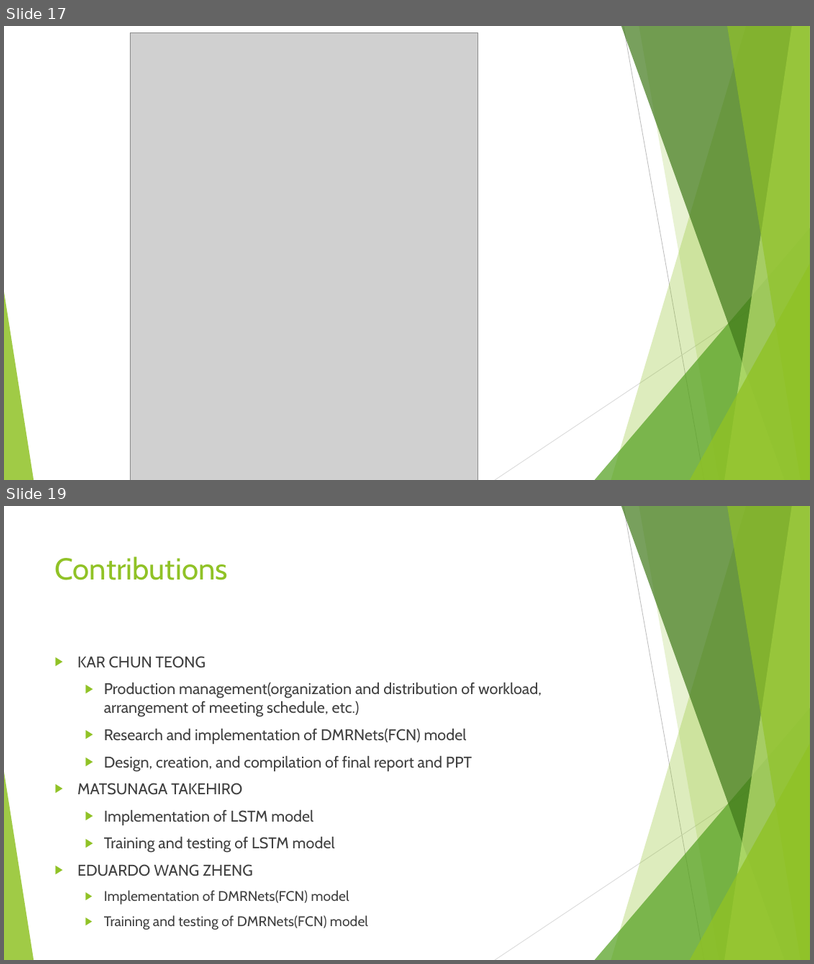
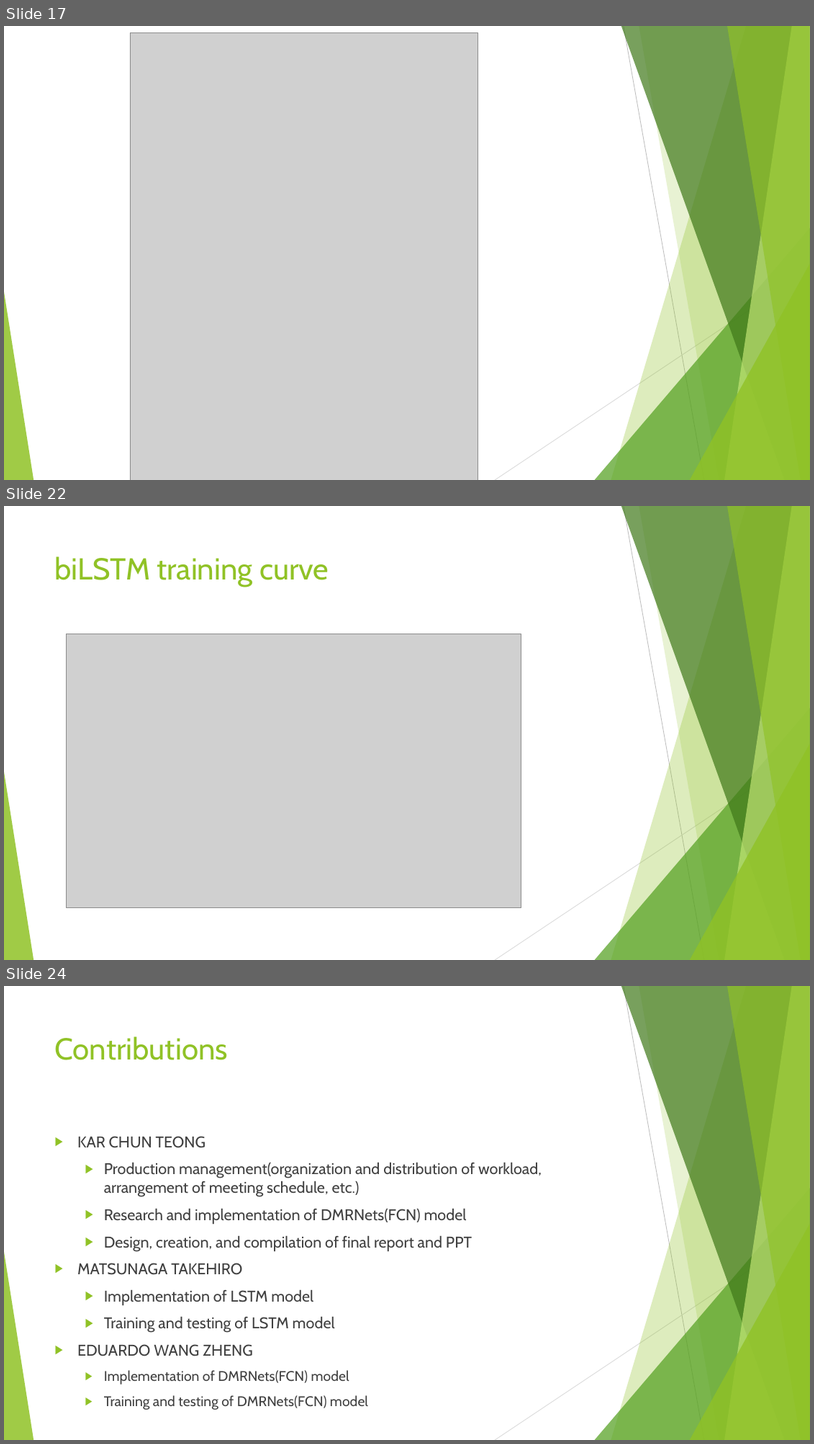
Before and after one commit to VongolaTeong/Multi-label-Classification-on-YouTube-8M, a slide deck: 518030990014.pptx. Shown one above the other, each under a label of ours: slides 17 and 19 before the commit, slides 17, 22 and 24 after it; the slides between them are not shown. The pictures are 814x964 and 814x1444 pixels, drawn with LibreOffice and Linux fonts; fonts in the diff are those of the drawing; grey boxes stand for pictures. Boxes give left, top, right and bottom in pixels: in the first picture for what was removed or moved away, otherwise in the second. Text is boxed around its words. In the diff, an @@ line names an element or a change of style, - is before the commit and + after.

```diff
--- a/518030990014.pptx
+++ b/518030990014.pptx
@@ slide 22 added at (x1=4, y1=506, x2=810, y2=960), background #FFFFFF; not listed: 10 template elements that a slide beside it also shows @@
@@ title added at (x1=55, y1=556, x2=329, y2=587), 36 pt, text #90C226 @@
+biLSTM training curve
@@ picture added at (x1=67, y1=633, x2=521, y2=908) @@
@@ what was slide 19 is now slide 24 @@
```
Also in this commit, not shown: 4 slides changed, 5 other slides added, 5 other files.
